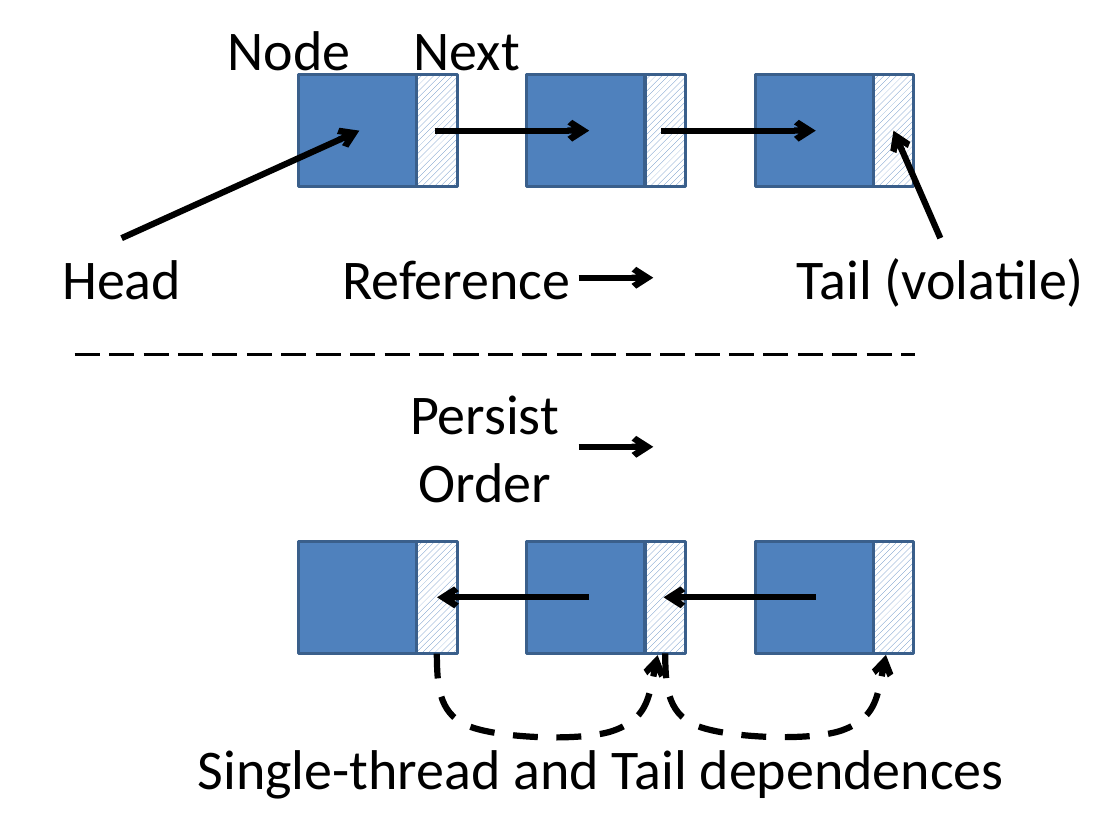
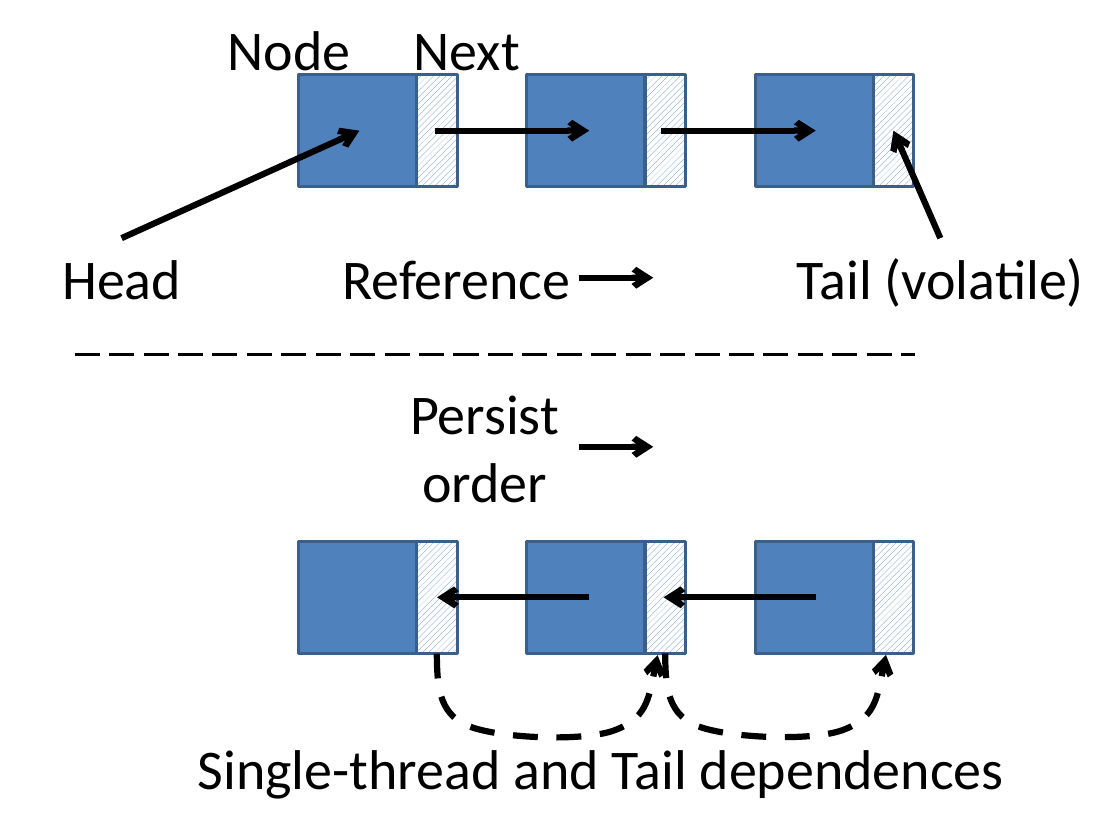
Before and after one commit to Abulila/dissertation, a slide deck: slide 1 of proposal/PMC_patterns/linkedlist.pptx. Drawn at 1120x840 pixels with LibreOffice and Linux fonts; fonts in the diff are those of the drawing. Boxes give left, top, right and bottom in pixels: in the first picture for what was removed or moved away, otherwise in the second. Text is boxed around its words. In the diff, an @@ line names an element or a change of style, - is before the commit and + after.

```diff
--- a/proposal/PMC_patterns/linkedlist.pptx
+++ b/proposal/PMC_patterns/linkedlist.pptx
@@ text at (410, 395, 559, 503): text changed @@
-Persist Order
+Persist order
```
Also in this commit, not shown: 6 other files.
